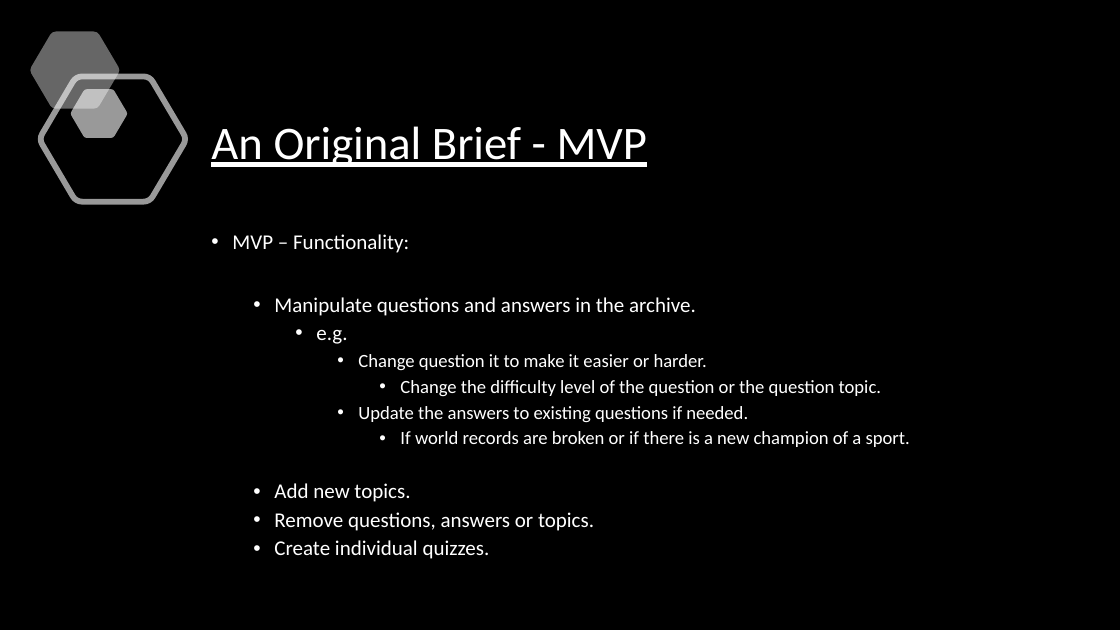
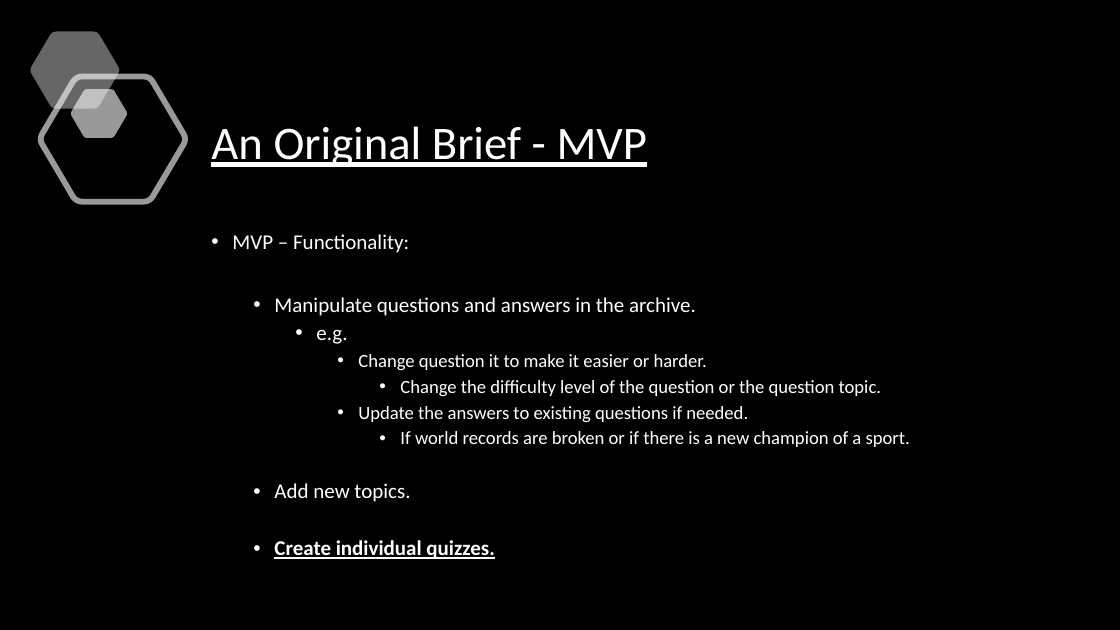
Before and after one commit to Dougmac21/QuizzR, a slide deck: slide 3 of pub_quiz_app/_documentation/Project Presentation.pptx. Drawn at 1120x630 pixels with LibreOffice and Linux fonts; fonts in the diff are those of the drawing; background and template pictures are left out. Boxes give left, top, right and bottom in pixels: in the first picture for what was removed or moved away, otherwise in the second. Text is boxed around its words. In the diff, an @@ line names an element or a change of style, - is before the commit and + after.

```diff
--- a/pub_quiz_app/_documentation/Project Presentation.pptx
+++ b/pub_quiz_app/_documentation/Project Presentation.pptx
@@ text at (274, 512, 594, 531): paragraph removed @@
-  • Remove questions, answers or topics.
@@ text at (274, 540, 495, 559): bold on, underline on in "Create individual quizzes." @@
```
Also in this commit, not shown: 6 other slides changed, 1 slide added, 3 other files.
